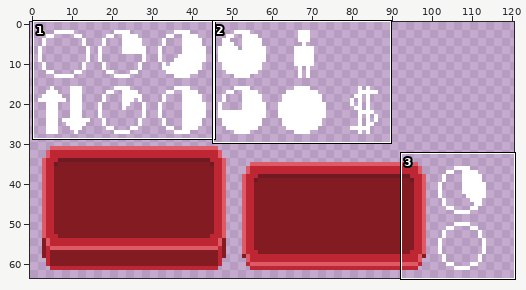
Edited in one commit: sprite sheet (project/android/assets/img/UI_Assets.png). Above, an overview of the earlier version with the close-up marked.
Close-up. As it was:
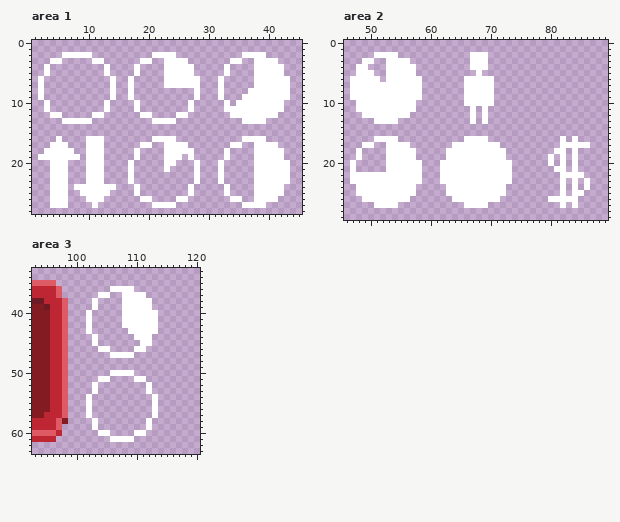
The file is 128x64 pixels. Shown: area 1: x 1..45, y 0..28; area 2: x 46..89, y 0..29; area 3: x 93..120, y 33..63. The wide view leaves out empty margins.
And afterwards:
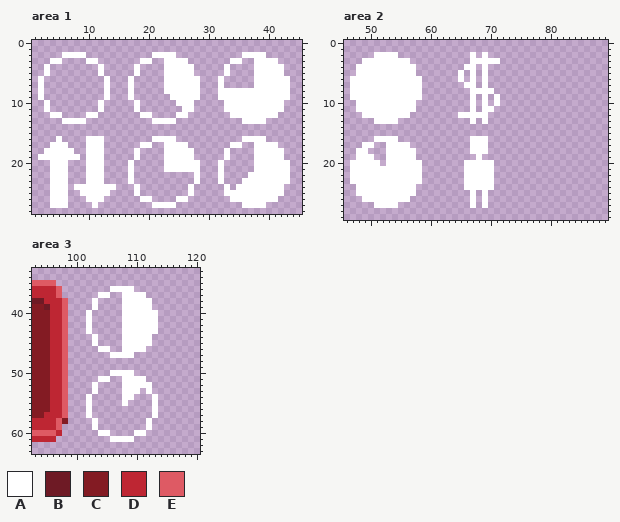
Palette (. is transparent): A #ffffff  B #6e1a25  C #831b23  D #be2633  E #de5a64
What changed:
Area 1:
y 2: x 10 A -> .
y 3: x 10 . -> A; x 12 A -> .
y 4..5: x 12..13 .A -> A.
y 6..7: x 13..14 .A -> A.
y 8: x 13..14 .A -> A.; x 23..27 ..... -> AAAAA; x 33..36 .... -> AAAA
y 9: x 13..14 .A -> A.; x 24..27 .... -> AAAA; x 33..35 ... -> AAA
y 10: x 12..13 .A -> A.; x 25..26 .. -> AA; x 34 . -> A
y 11: x 12..13 .A -> A.; x 26 . -> A
y 12: x 10 . -> A; x 12 A -> .
y 13: x 10 A -> .
y 19: x 26 . -> A
y 20: x 25..27 ... -> AAA
y 21: x 24..27 .... -> AAAA
y 22: x 37 . -> A
y 23: x 36..37 .. -> AA
y 24: x 35..37 ... -> AAA
y 25: x 34..37 .... -> AAAA
y 26: x 36..37 .. -> AA
Area 2:
y 2: x 68 A -> .
y 3: x 51..52 .. -> AA; x 70..71 .. -> AA
y 4: x 50..52 ... -> AAA; x 66 . -> A; x 68 A -> .
y 5: x 51..52 .. -> AA; x 65 . -> A; x 67..69 .A. -> A.A
y 6: x 52 . -> A; x 65..66 .A -> A.; x 68 A -> .; x 70 A -> .
y 7: x 68 A -> .; x 70 A -> .
y 8: x 66 A -> .
y 9..10: x 66 A -> .; x 68 A -> .; x 70..71 A. -> .A
y 11: x 70 . -> A
y 12: x 65..66 .. -> AA; x 68 . -> A
y 16: x 66 A -> .; x 82 A -> .; x 84 A -> .
y 17: x 64..66 AAA -> ...; x 70..71 AA -> ..; x 82..86 AAAAA -> .....
y 18: x 49 . -> A; x 63..66 AAAA -> ....; x 70..72 AAA -> ...; x 81..82 AA -> ..; x 84 A -> .
y 19: x 49..50 .. -> AA; x 63..67 AAAAA -> .....; x 69..72 AAAA -> ....; x 80 A -> .; x 82 A -> .; x 84 A -> .
y 20: x 48..51 .... -> AAAA; x 62..65 AAAA -> ....; x 71..73 AAA -> ...; x 80 A -> .; x 82 A -> .; x 84 A -> .
y 21: x 48..52 ..... -> AAAAA; x 62..65 AAAA -> ....; x 71..73 AAA -> ...; x 81..82 AA -> ..; x 84 A -> .
y 22: x 62..65 AAAA -> ....; x 71..73 AAA -> ...; x 82..85 AAAA -> ....
y 23: x 62..65 AAAA -> ....; x 71..73 AAA -> ...; x 82 A -> .; x 84 A -> .; x 86 A -> .
y 24: x 63..65 AAA -> ...; x 71..72 AA -> ..; x 82 A -> .; x 84 A -> .; x 86 A -> .
y 25: x 63..66 AAAA -> ....; x 68 A -> .; x 70..72 AAA -> ...; x 82 A -> .; x 84..85 AA -> ..
y 26: x 64..66 AAA -> ...; x 68 A -> .; x 70..71 AA -> ..; x 80..84 AAAAA -> .....
y 27: x 66 A -> .; x 68 A -> .; x 82 A -> .; x 84 A -> .
Area 3:
y 43: x 108 . -> A
y 44: x 108..109 .. -> AA
y 45: x 108..110 ... -> AAA
y 46: x 108..109 .. -> AA
y 51: x 108..109 .. -> AA
y 52: x 108..111 .... -> AAAA
y 53: x 108..110 ... -> AAA
y 54: x 108..109 .. -> AA
y 55: x 108 . -> A
